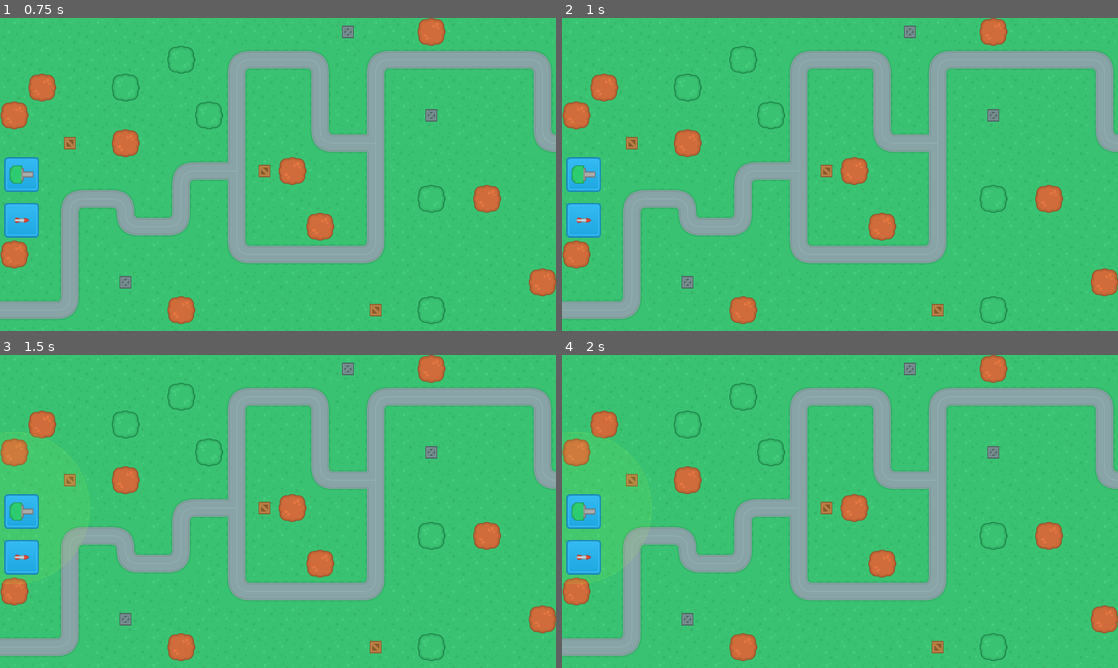
Above: before the commit, frames 1-4 (two rows, left to right).
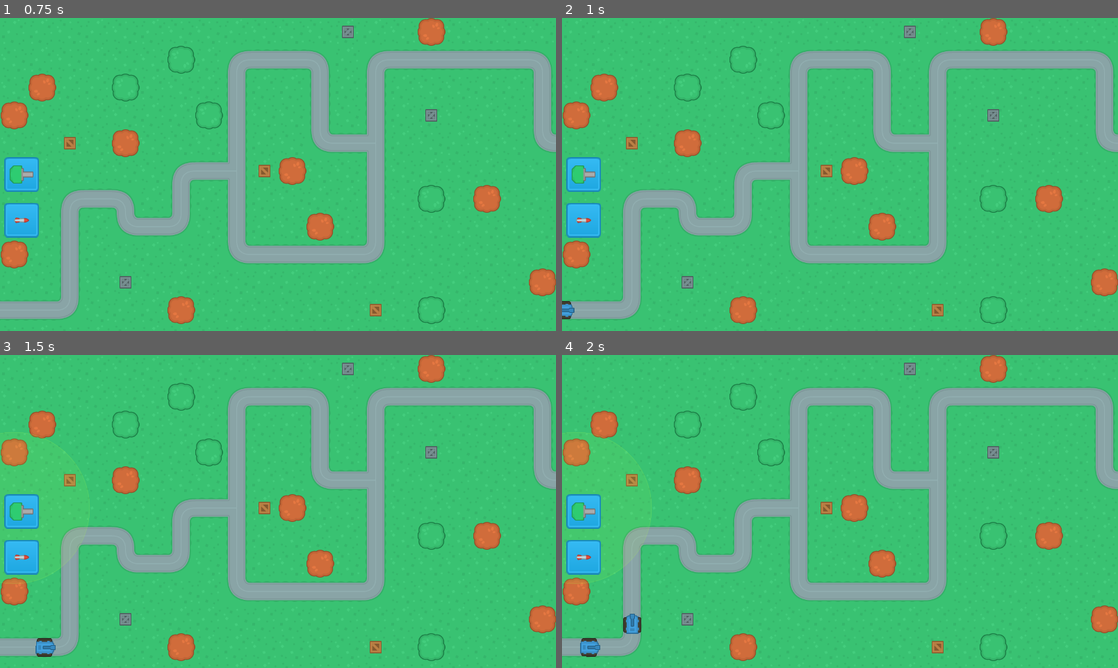
Above: after the commit, the same moments.

Repository: megastruktur/Towers-Tutorial
Game: Godot game, scene res://scene_handler.tscn
The game is run twice, just before and just after one commit, with the same random seed, the same clock (stepped at 60 frames per second) and the same inputs.
Inputs (mouse positions are in pixels of both pictures, inside the frame that each line leads up to):
- Up to frame 1 (0.75 s): click "New Game" at 0.5 s
- Up to frame 2 (1 s): no input
- Up to frame 3 (1.5 s): click (22, 511) at 1.25 s
- Up to frame 4 (2 s): no input

Frame 1 is identical in both runs. In frame 2, 0.1% of the frame differs, in the area x 0-3%, y 90-97%; in frame 3, 0.2%; in frame 4, 0.4%, in the area x 3-15%, y 82-97%.

Commit message:
Adds Waves and Basic enemy movement

Diff:
--- /dev/null
+++ b/Scenes/Enemies/blue_tank.gd
@@ -0,0 +1,7 @@
+extends PathFollow2D
+
+func _physics_process(delta):
+	move(delta)
+
+func move(delta):
+	set_progress(get_progress() + GameData.enemies_data["blue_tank"]["speed"] * delta)
--- /dev/null
+++ b/Scenes/Enemies/blue_tank.tscn
@@ -0,0 +1,19 @@
+[gd_scene load_steps=4 format=3 uid="uid://dp4m2dpw25bus"]
+
+[ext_resource type="Script" path="res://Scenes/Enemies/blue_tank.gd" id="1_1ts81"]
+[ext_resource type="Texture2D" uid="uid://j3vsqo4g5yvv" path="res://Assets/Enemies/tank_blue.png" id="1_14k14"]
+
+[sub_resource type="RectangleShape2D" id="RectangleShape2D_oibet"]
+size = Vector2(46, 42)
+
+[node name="BlueTank" type="PathFollow2D"]
+loop = false
+script = ExtResource("1_1ts81")
+
+[node name="CharacterBody2D" type="CharacterBody2D" parent="."]
+
+[node name="CollisionShape2D" type="CollisionShape2D" parent="CharacterBody2D"]
+shape = SubResource("RectangleShape2D_oibet")
+
+[node name="Sprite2D" type="Sprite2D" parent="CharacterBody2D"]
+texture = ExtResource("1_14k14")
--- a/Scenes/MainScenes/game_scene.gd
+++ b/Scenes/MainScenes/game_scene.gd
@@ -2,6 +2,7 @@
 
 var map_node : Node2D
 var TowerExclusion : TileMap = null
+var EnemyPath : Path2D = null
 
 var build_mode = false
 var build_valid = false
@@ -10,26 +11,49 @@
 var color_build_valid = "adff4545"
 var color_build_invalid = "ab54ff3c"
 
-const turrets_res_path = "res://Scenes/Turrets/"
+const turrets_res_path : String = "res://Scenes/Turrets/"
+const enemies_res_path : String = "res://Scenes/Enemies/"
 
+var start_wave_timer : float = 0.2
+var current_wave : int = 0
+var enemies_in_wave : int = 0
 
 
 func _ready():
 
 	load_map()
+
 	build_buttons_connect()
+	current_wave = 0
+	start_next_wave()
 
 
 func load_map():
 	map_node = get_node("Map1")
+	EnemyPath = map_node.get_node("Path")
 	TowerExclusion = map_node.get_node("TowerExclusion")
 
-# Connect listeners to buttons.
-func build_buttons_connect():
 
-	# Get all build buttons
-	for i in get_tree().get_nodes_in_group("build_buttons"):
-		i.pressed.connect(initiate_build_mode.bind(i.get_name()))
+##
+## Spawn Functions
+##
+func start_next_wave():
+	await get_tree().create_timer(start_wave_timer).timeout
+	spawn_enemies(get_wave_data())
+
+
+func spawn_enemies(wave_data):
+	for i in wave_data:
+		var new_enemy = load(enemies_res_path + i[0] + ".tscn").instantiate()
+		EnemyPath.add_child(new_enemy, true)
+		await get_tree().create_timer(i[1]).timeout
+
+
+func get_wave_data():
+	var wave_data = [["blue_tank", 0.7], ["blue_tank", 0.1]]
+	current_wave += 1
+	enemies_in_wave = wave_data.size()
+	return wave_data
 
 
 func _process(_delta):
@@ -49,6 +73,17 @@
 			# First verify then cancel because cancel is going to clear
 			#	all the variables for verification
 			verify_and_build()
+
+
+##
+##	Build Functions
+##
+# Connect listeners to buttons.
+func build_buttons_connect():
+
+	# Get all build buttons
+	for i in get_tree().get_nodes_in_group("build_buttons"):
+		i.pressed.connect(initiate_build_mode.bind(i.get_name()))
 
 
 func initiate_build_mode(tower_type : String):
--- a/Scenes/Maps/map_1.tscn
+++ b/Scenes/Maps/map_1.tscn
@@ -154,6 +154,12 @@
 sources/3 = SubResource("TileSetAtlasSource_fm6vy")
 sources/4 = SubResource("TileSetAtlasSource_tfs5f")
 
+[sub_resource type="Curve2D" id="Curve2D_st2pm"]
+_data = {
+"points": PackedVector2Array(0, 0, 0, 0, -38, 672, 0, 0, 0, 0, 119, 673, 0, 50.0031, 0, -50.0031, 162, 636, 0, 0, 0, 0, 161, 450, -22.8922, -0.297302, 22.8922, 0.297302, 185, 416, 0, 0, 0, 0, 258, 416, -1.18921, -26.1626, 1.18921, 26.1626, 288, 441, 0, 0, 0, 0, 290, 463, -32.4059, 0, 32.4059, 0, 322, 480, 0, 0, 0, 0, 378, 480, 0.891905, 39.8384, -0.891905, -39.8384, 417, 449, 0, 0, 0, 0, 416, 386, -37.46, 0.891905, 37.46, -0.891905, 446, 352, 0, 0, 0, 0, 511, 352, 0.353553, -32.8805, -0.353553, 32.8805, 545, 375, 0, 0, 0, 0, 545, 512, -29, -0.75, 29, 0.75, 570, 544, 0, 0, 0, 0, 834, 544, 0.5, 22.5, -0.5, -22.5, 864, 521, 0, 0, 0, 0, 866, 130, -32.8805, 0.707107, 32.8805, -0.707107, 893, 96, 0, 0, 0, 0, 1214, 96, 0, -30.1606, 0, 30.1606, 1248, 123, 0, 0, 0, 0, 1249, 263, -28.7031, -0.223663, 28.7031, 0.223663, 1278, 287, 0, 0, 0, 0, 1403, 288)
+}
+point_count = 26
+
 [node name="Map1" type="Node2D"]
 
 [node name="Ground" type="TileMap" parent="."]
@@ -178,3 +184,6 @@
 layer_1/tile_data = PackedInt32Array(327689, 4, 0, 262146, 4, 0, 655373, 4, 0, 589828, 3, 0, 196623, 3, 0, 12, 3, 0)
 
 [node name="Turrets" type="Node2D" parent="."]
+
+[node name="Path" type="Path2D" parent="."]
+curve = SubResource("Curve2D_st2pm")
--- a/Singletons/GameData.gd
+++ b/Singletons/GameData.gd
@@ -17,3 +17,9 @@
 		"range" : 250,
 	},
 }
+
+var enemies_data = {
+	"blue_tank" : {
+		"speed" : 200,
+	},
+}
Binary file added: Assets/Enemies/tank_blue.png
Not shown, added: Assets/Enemies/tank_blue.png.import
Not shown: 1 places in Scenes/Maps/map_1.tscn that only renumber resources
